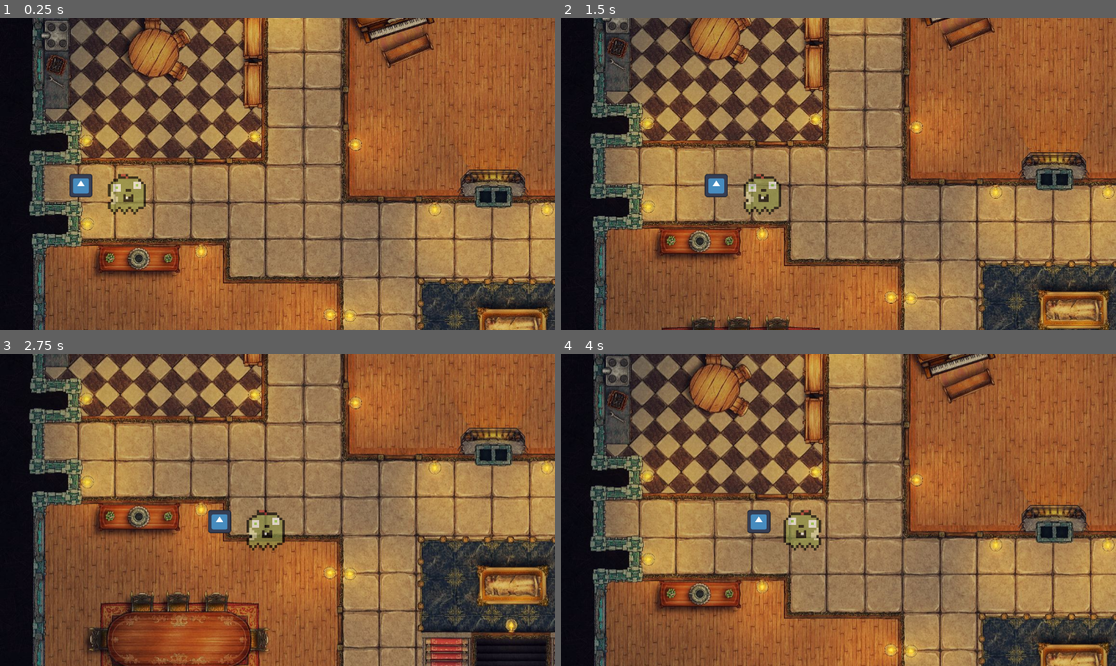
Above: before the commit, frames 1-4 (two rows, left to right).
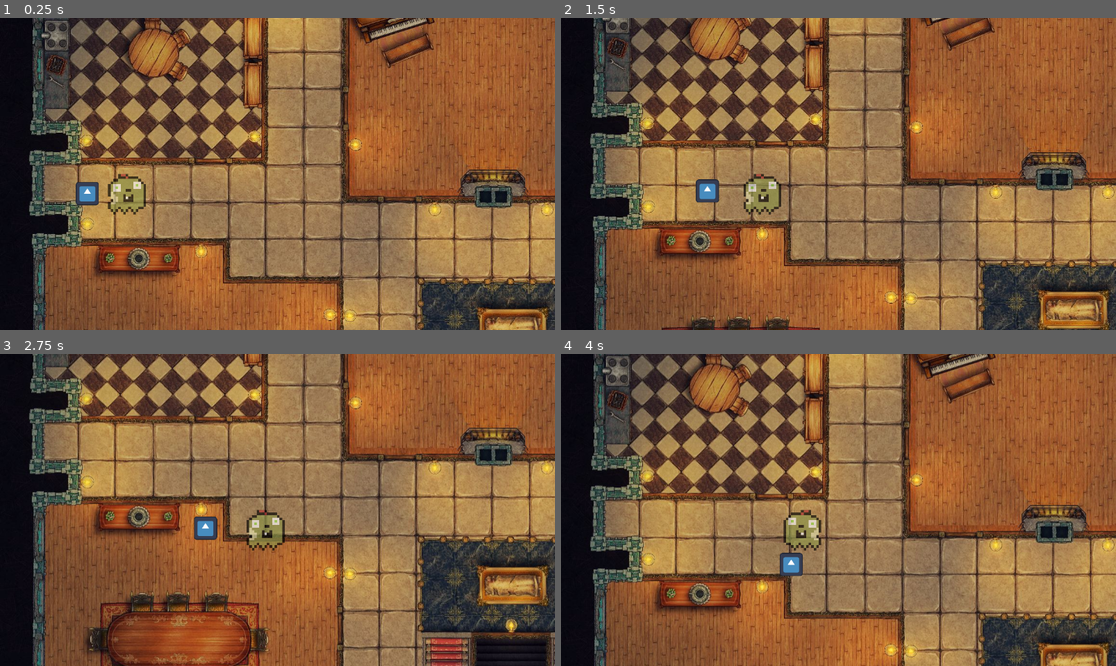
Above: after the commit, the same moments.

Repository: caden-knight/Godot-apfel-geist
Game: Godot game, scene res://scenes/level_1.tscn
The game is run twice, just before and just after one commit, with the same random seed, the same clock (stepped at 60 frames per second) and the same inputs. The engine's default icon, where the game draws it, is replaced by a stand-in: a white triangle on a blue panel in a dark square.
Inputs:
- Up to frame 1 (0.25 s): no input
- Up to frame 2 (1.5 s): hold Right (ui_right) 0.53-1.28 s; hold Down (ui_down) from 1.28 s (still down)
- Up to frame 3 (2.75 s): release Down (ui_down) at 2.03 s; hold Right (ui_right) from 2.03 s (still down)
- Up to frame 4 (4 s): release Right (ui_right) at 2.78 s; hold Up (ui_up) 2.78-3.53 s; hold Left (ui_left) from 3.53 s (still down)

The runs differ from the first frame. In frame 1, 0.4% of the frame differs, in the area x 12-18%, y 49-61%; in frame 2, 0.4%; in frame 3, 0.5%; in frame 4, 0.6%, in the area x 33-44%, y 49-72%.

Commit message:
npc follow
the npc following the player is more natural and smooth

Diff:
--- a/scenes/level_1.tscn
+++ b/scenes/level_1.tscn
@@ -11,6 +11,12 @@
 offset_bottom = 2048.0
 texture = ExtResource("2_r0vpb")
 
+[node name="NPC" parent="." node_paths=PackedStringArray("apfel_geist") instance=ExtResource("3_xswc5")]
+position = Vector2(144, 599)
+scale = Vector2(0.375, 0.375)
+apfel_geist = NodePath("../apfel_geist")
+y_follow_offset = 45.0
+
 [node name="apfel_geist" parent="." instance=ExtResource("1_46mih")]
 position = Vector2(219, 599)
 scale = Vector2(0.75, 0.75)
@@ -21,6 +27,3 @@
 limit_right = 2048
 limit_bottom = 2048
 editor_draw_limits = true
-
-[node name="NPC" parent="apfel_geist" instance=ExtResource("3_xswc5")]
-position = Vector2(-100, 0)
--- a/scenes/npc.tscn
+++ b/scenes/npc.tscn
@@ -1,5 +1,6 @@
-[gd_scene load_steps=3 format=3 uid="uid://cx05hkidf6ycg"]
+[gd_scene load_steps=4 format=3 uid="uid://cx05hkidf6ycg"]
 
+[ext_resource type="Script" path="res://scripts/npc.gd" id="1_4qpye"]
 [ext_resource type="Texture2D" uid="uid://0n5n4kn3y7d8" path="res://icon.svg" id="1_c15w4"]
 
 [sub_resource type="RectangleShape2D" id="RectangleShape2D_nfg5f"]
@@ -7,6 +8,9 @@
 
 [node name="NPC" type="CharacterBody2D"]
 scale = Vector2(0.5, 0.5)
+script = ExtResource("1_4qpye")
+x_follow_offset = 50.0
+y_follow_offset = 25.0
 metadata/_edit_group_ = true
 
 [node name="Sprite2D" type="Sprite2D" parent="."]
@@ -16,3 +20,4 @@
 [node name="CollisionShape2D" type="CollisionShape2D" parent="."]
 position = Vector2(63, 64.5)
 shape = SubResource("RectangleShape2D_nfg5f")
+disabled = true
--- /dev/null
+++ b/scripts/npc.gd
@@ -0,0 +1,13 @@
+extends CharacterBody2D
+
+@export var apfel_geist: CharacterBody2D
+@export var x_follow_offset: float
+@export var y_follow_offset: float
+
+func _physics_process(delta):
+	if apfel_geist != null:
+		follow(apfel_geist)
+
+func follow(character: CharacterBody2D):
+	position.x = lerp(position.x, character.position.x - x_follow_offset, 0.05)
+	position.y = lerp(position.y, character.position.y + y_follow_offset, 0.03)
